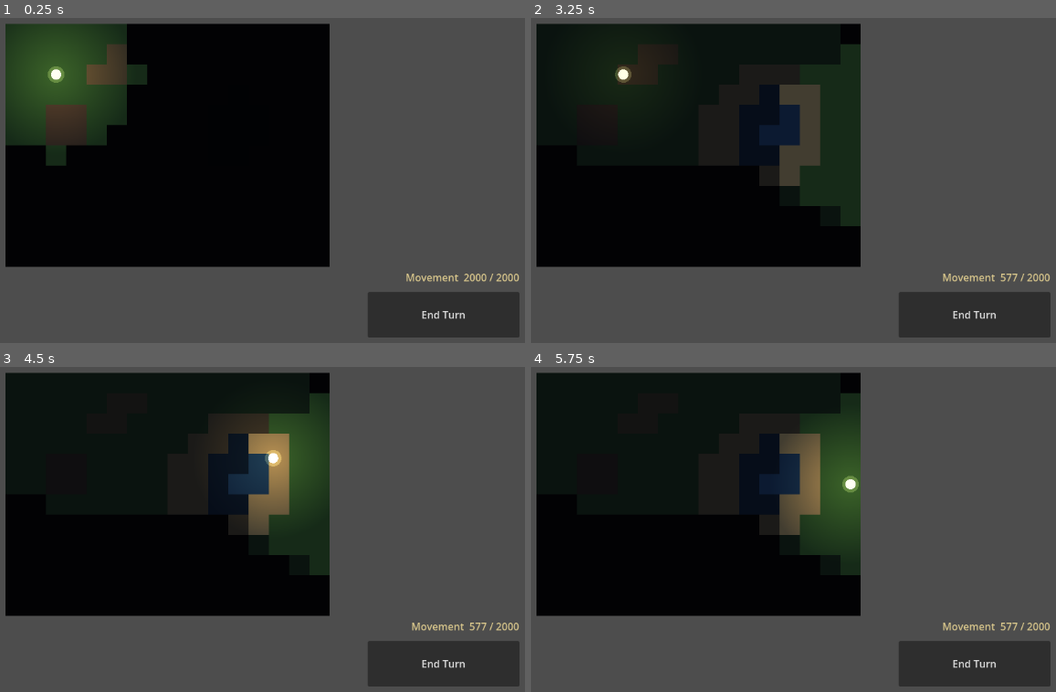
Above: before the commit, frames 1-4 (two rows, left to right).
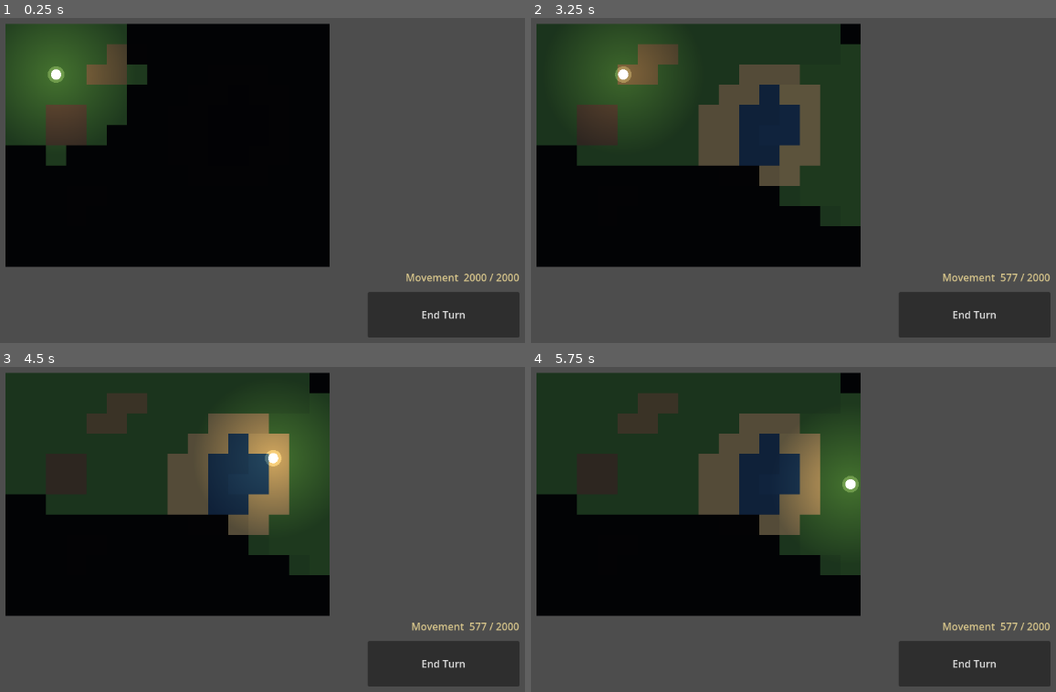
Above: after the commit, the same moments.

Repository: aweussom/noHeroes3
Game: Godot game, scene res://src/Main.tscn
Two runs of this game, one before a commit and one after it. Both use one fixed random seed, a clock stepped at 60 frames per second and the inputs below.
Inputs (mouse positions are in pixels of both pictures, inside the frame that each line leads up to):
- Up to frame 1 (0.25 s): no input
- Up to frame 2 (3.25 s): click "End Turn" at 0.5 s; click "End Turn" at 1.25 s; click "End Turn" at 2 s; tap Enter at 2.75 s; move the mouse to (856, 125) at 2.77 s; click (856, 125) at 2.92 s
- Up to frame 3 (4.5 s): drag from (21, 513) to (131, 575) at 3.52 s; move the mouse to (241, 402) at 4.27 s; click (241, 402) at 4.42 s
- Up to frame 4 (5.75 s): drag from (662, 575) to (outside the picture) at 5.02 s

The runs differ from the first frame. In frame 2, 23% of the frame differs, in the area x 1-59%, y 1-65%; in frame 3, 23%; in frame 4, 23%.

Commit message:
M3 look tuning: explored terrain stays bright
Per review: previously-seen tiles should read nearly as bright as active
sight (HoMM3-style). Thinned the explored veil (0.62 -> 0.10 alpha) and
lifted the night-tone CanvasModulate toward bright. Screen stays dark via
the near-opaque hidden-fog expanse, not by dimming what she's looking at.

Co-Authored-By: Claude Opus 4.8 (1M context) <noreply@anthropic.com>

Diff:
--- a/src/map/FogLayer.gd
+++ b/src/map/FogLayer.gd
@@ -9,9 +9,10 @@
 ## The "glow" is additive-blend sprites + Light2D (renderer-agnostic, the same trick as ypilot),
 ## NOT WorldEnvironment glow, which the Compatibility renderer can't be relied on for on Android.
 
-# Mild and cool. Keep it gentle: the fog veil and the dark terrain colours already carry most of
-# the darkness, so this only needs to set the tone, not black the screen out.
-const NIGHT_TONE := Color(0.62, 0.66, 0.78)
+# A bright, faintly cool wash — NOT a dimmer. Explored terrain should stay nearly as readable as
+# active sight, so this barely darkens; the dark mood comes from the hidden-fog expanse and the
+# already-muted terrain colours. The hero's warm Light2D pool reads as a glow against the cool tint.
+const NIGHT_TONE := Color(0.86, 0.89, 0.97)
 
 func _ready() -> void:
 	color = NIGHT_TONE
--- a/src/map/FogView.gd
+++ b/src/map/FogView.gd
@@ -7,8 +7,10 @@
 ## light_mask = 0 keeps the hero's light from lifting the veil: the model alone decides visibility,
 ## the light only flatters the terrain underneath the clear (VISIBLE) tiles.
 
-# Veils are near-black with a faint cool tint so remembered terrain reads without glare.
-const EXPLORED_VEIL := Color(0.02, 0.03, 0.05, 0.62)
+# Explored terrain stays nearly as bright as active sight (HoMM3-style: once seen, you see it) —
+# only a whisper of cool veil marks it as "remembered, not watched". Hidden stays near-opaque
+# black; that large unexplored expanse is what keeps the screen dark, not dimming what she sees.
+const EXPLORED_VEIL := Color(0.03, 0.04, 0.07, 0.10)
 const HIDDEN_VEIL := Color(0.01, 0.01, 0.02, 0.99)
 
 var _fog: FogModel
